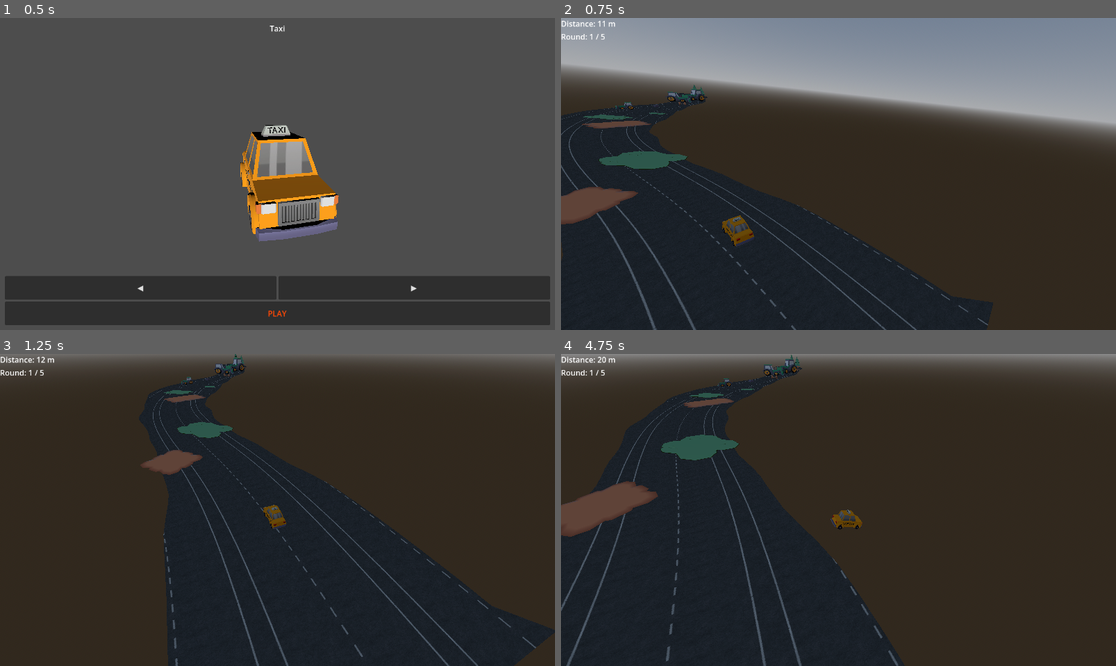
Above: before the commit, frames 1-4 (two rows, left to right).
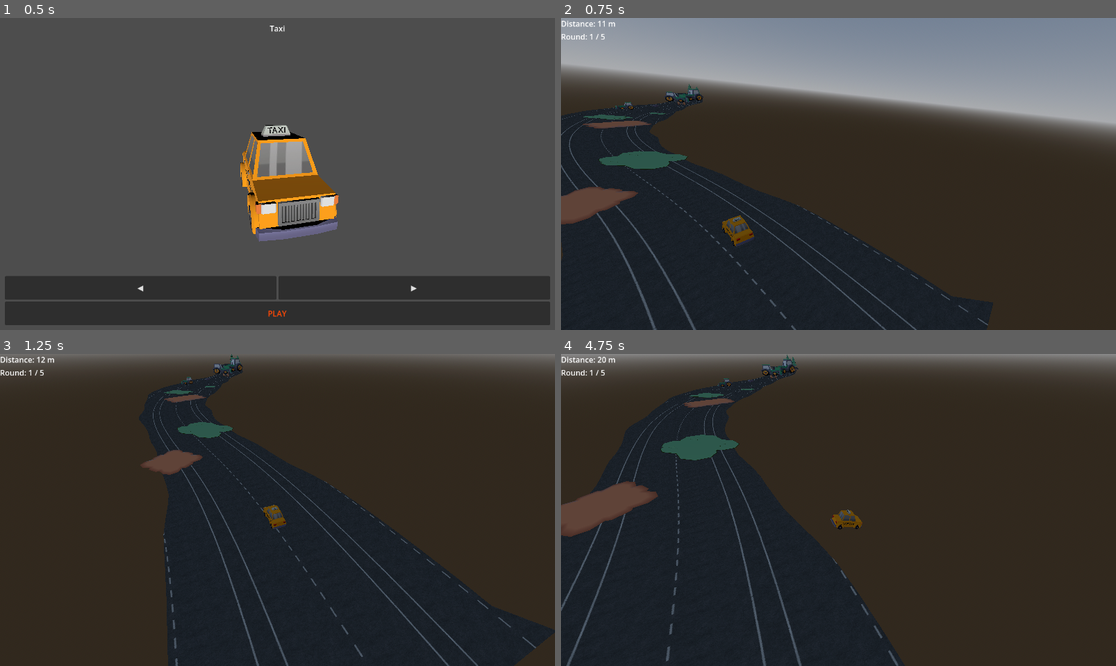
Above: after the commit, the same moments.

Repository: RuntimeRebelsStudio/YouAreYourOwnEnemy
Game: Godot game, scene res://scenes/main/main.tscn
The game is run twice, just before and just after one commit, with the same random seed, the same clock (stepped at 60 frames per second) and the same inputs.
Inputs (mouse positions are in pixels of both pictures, inside the frame that each line leads up to):
- Up to frame 1 (0.5 s): no input
- Up to frame 2 (0.75 s): click "PLAY" at 0.5 s
- Up to frame 3 (1.25 s): no input
- Up to frame 4 (4.75 s): move the mouse to (960, 494) at 1.27 s; hold D (right) 1.28-2.03 s; move the mouse to (727, 525) at 2.02 s; hold S (backward) 2.03-2.78 s; move the mouse to (894, 441) at 2.77 s; hold D (right) 2.78-3.53 s; move the mouse to (810, 572) at 3.52 s; hold W (forward) 3.53-4.28 s; move the mouse to (1005, 556) at 4.27 s; hold A (left) from 4.28 s (still down)

Frame 1 is identical in both runs. In frame 2, 0.3% of the frame differs, in the area x 0-27%, y 21-62%; in frame 3, 0.2%; in frame 4, 0.3%.

Commit message:
fix: Corrected max angle for curves

Diff:
--- a/project.godot
+++ b/project.godot
@@ -18,8 +18,11 @@
 [autoload]
 
 GameManager="*uid://cy5kuaf0s0jl3"
+
 [editor_plugins]
+
 GameManager="*uid://cy5kuaf0s0jl3"
+
 [input]
 
 left={
--- a/scripts/TrackMath.gd
+++ b/scripts/TrackMath.gd
@@ -101,6 +101,28 @@
 		# Gesamte Winkeländerung pro Schritt
 		var total_curve_rate := macro + micro + sharp
 		accumulated_angle += total_curve_rate * step_size
+
+		# =========================================================
+		# NEU: ANTI-LOOP-SYSTEM (Gummiband-Effekt / Forward Bias)
+		# =========================================================
+		# Wie weit darf die Strecke maximal abknicken? (z.B. 140 Grad)
+		var max_angle := deg_to_rad(140.0)
+
+		# Berechne, wie nah wir am absoluten Limit sind (0.0 = geradeaus, 1.0 = am Limit)
+		var deviation := accumulated_angle / max_angle
+
+		# Exponentielle Rückstellkraft: Kleine Kurven bleiben unbeeinflusst,
+		# aber je schärfer die Kurve wird, desto brutaler drückt das System dagegen.
+		# hoch 3 (pow 3) sorgt für eine sanfte Kurve, die am Ende zur Wand wird.
+		var pull_back_force : float = pow(abs(deviation), 3.0) * sign(accumulated_angle)
+
+		# Den Winkel aktiv zurückziehen
+		accumulated_angle -= pull_back_force * 0.08 * step_size
+
+		# Harte Begrenzung (Clamp) als absolutes Sicherheitsnetz,
+		# damit extreme Noise-Werte das System niemals überwinden können.
+		accumulated_angle = clamp(accumulated_angle, -max_angle, max_angle)
+		# =========================================================
 
 		# Richtungsvektor aus dem akkumulierten Winkel
 		var dir := Vector3(sin(accumulated_angle), 0.0, -cos(accumulated_angle)).normalized()
